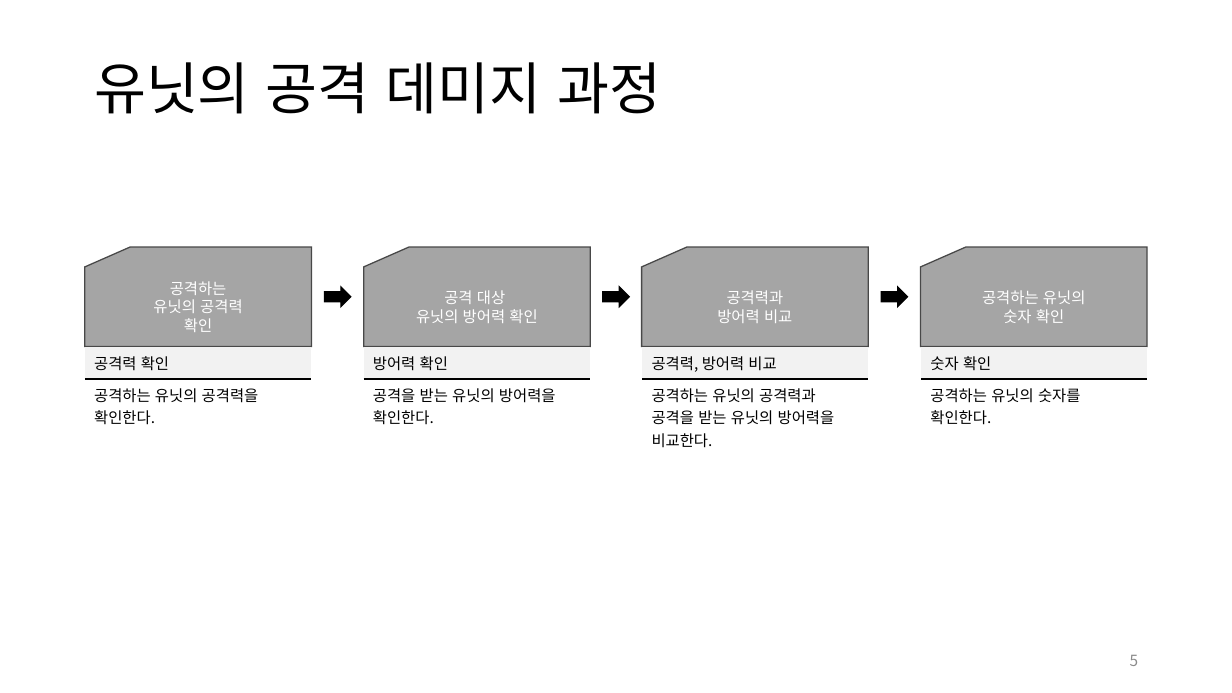
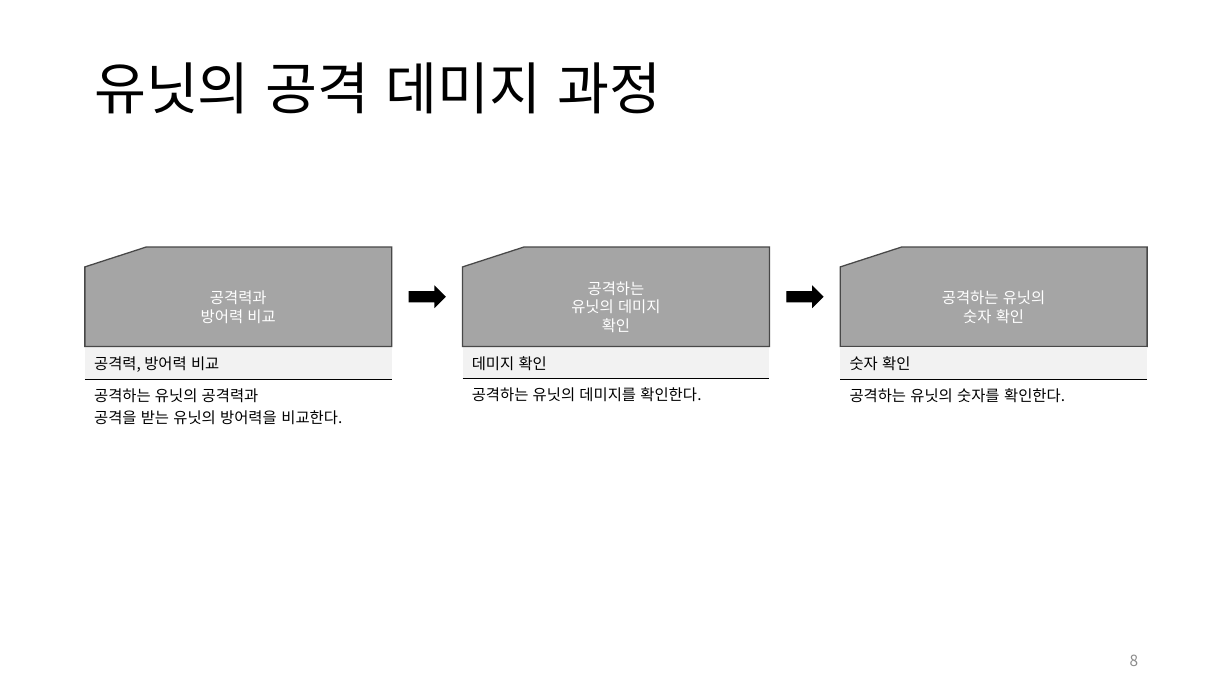
Before and after one commit to yjk0401/unityenginebasic_9th, a slide deck: slide 8 of 기획/마이트앤매직/히어로즈 오브 마이트 앤 매직 5 역기획서.pptx (slide 5 before the commit). Drawn at 1232x693 pixels with LibreOffice and Linux fonts; fonts in the diff are those of the drawing. Boxes give left, top, right and bottom in pixels: in the first picture for what was removed or moved away, otherwise in the second. Text is boxed around its words. In the diff, an @@ line names an element or a change of style, - is before the commit and + after.

```diff
--- a/기획/마이트앤매직/히어로즈 오브 마이트 앤 매직 5 역기획서.pptx
+++ b/기획/마이트앤매직/히어로즈 오브 마이트 앤 매직 5 역기획서.pptx
@@ flow chart punched card "공격력과" resized from (x1=641, y1=247, x2=868, y2=347) to (x1=85, y1=247, x2=392, y2=347) @@
@@ flow chart punched card removed at (x1=85, y1=247, x2=311, y2=347) @@
-공격하는
-유닛의 공격력
-확인
@@ flow chart punched card "공격하는" resized from (x1=364, y1=247, x2=591, y2=347) to (x1=463, y1=247, x2=770, y2=347) @@
@@ flow chart punched card "공격하는 유닛의" resized from (x1=921, y1=247, x2=1147, y2=347) to (x1=840, y1=247, x2=1147, y2=347) @@
@@ right arrow removed at (x1=324, y1=287, x2=350, y2=307) @@
@@ right arrow resized from (x1=882, y1=287, x2=908, y2=307) to (x1=409, y1=287, x2=445, y2=307) @@
@@ text in flow chart punched card at (x1=571, y1=281, x2=660, y2=332): text changed @@
-공격 대상
-유닛의 방어력 확인
+공격하는
+유닛의 데미지
+확인
@@ right arrow resized from (x1=603, y1=287, x2=628, y2=307) to (x1=787, y1=287, x2=823, y2=307) @@
@@ table at (x1=85, y1=348, x2=392, y2=429) @@
-row 2, column 1: 공격하는 유닛의 공격력과 / 공격을 받는 유닛의 방어력을 / 비교한다.
+row 2, column 1: 공격하는 유닛의 공격력과 / 공격을 받는 유닛의 방어력을 비교한다.
@@ table resized from (x1=642, y1=348, x2=869, y2=452) to (x1=85, y1=348, x2=392, y2=429) @@
@@ table removed at (x1=85, y1=348, x2=311, y2=429), 2 rows, 1 columns @@
-공격력 확인
-공격하는 유닛의 공격력을 / 확인한다.
@@ table at (x1=463, y1=347, x2=770, y2=406) @@
-row 1, column 1: 방어력 확인
+row 1, column 1: 데미지 확인
-row 2, column 1: 공격을 받는 유닛의 방어력을 / 확인한다.
+row 2, column 1: 공격하는 유닛의 데미지를 확인한다.
@@ table resized from (x1=364, y1=348, x2=591, y2=429) to (x1=463, y1=347, x2=770, y2=406) @@
@@ table at (x1=840, y1=348, x2=1147, y2=407) @@
-row 2, column 1: 공격하는 유닛의 숫자를 / 확인한다.
+row 2, column 1: 공격하는 유닛의 숫자를 확인한다.
@@ table resized from (x1=921, y1=348, x2=1148, y2=429) to (x1=840, y1=348, x2=1147, y2=407) @@
@@ page number at (x1=1130, y1=654, x2=1139, y2=666): text changed @@
-5
+8
```
Also in this commit, not shown: 4 other slides changed, 6 slides added, 2 other files.
